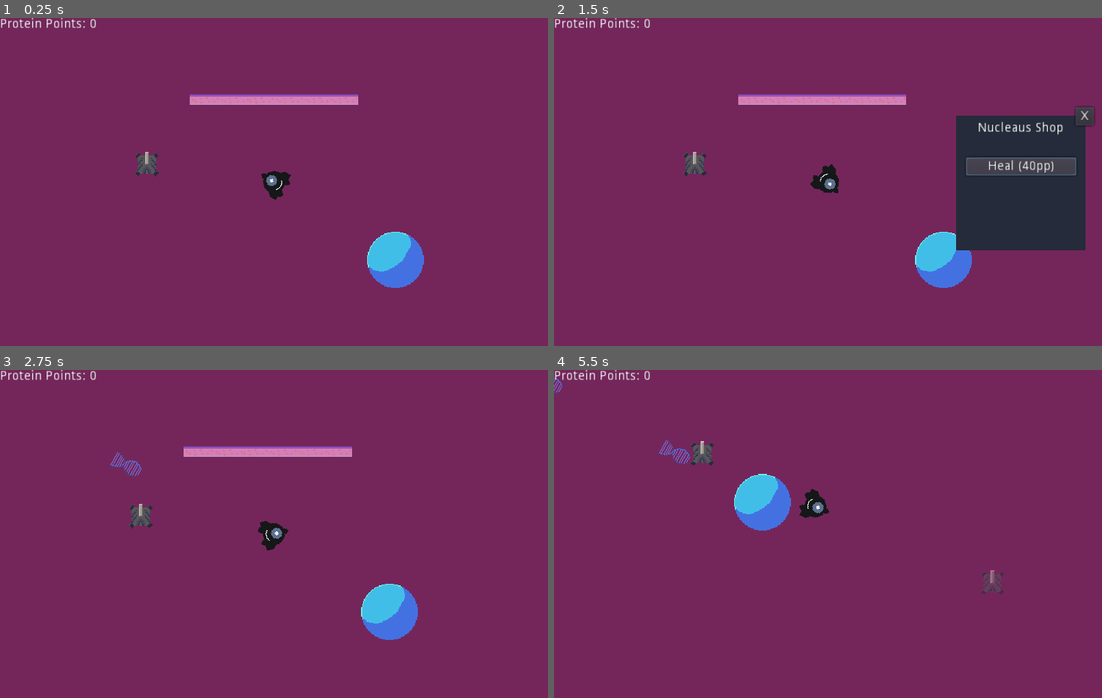
Above: before the commit, frames 1-4 (two rows, left to right).
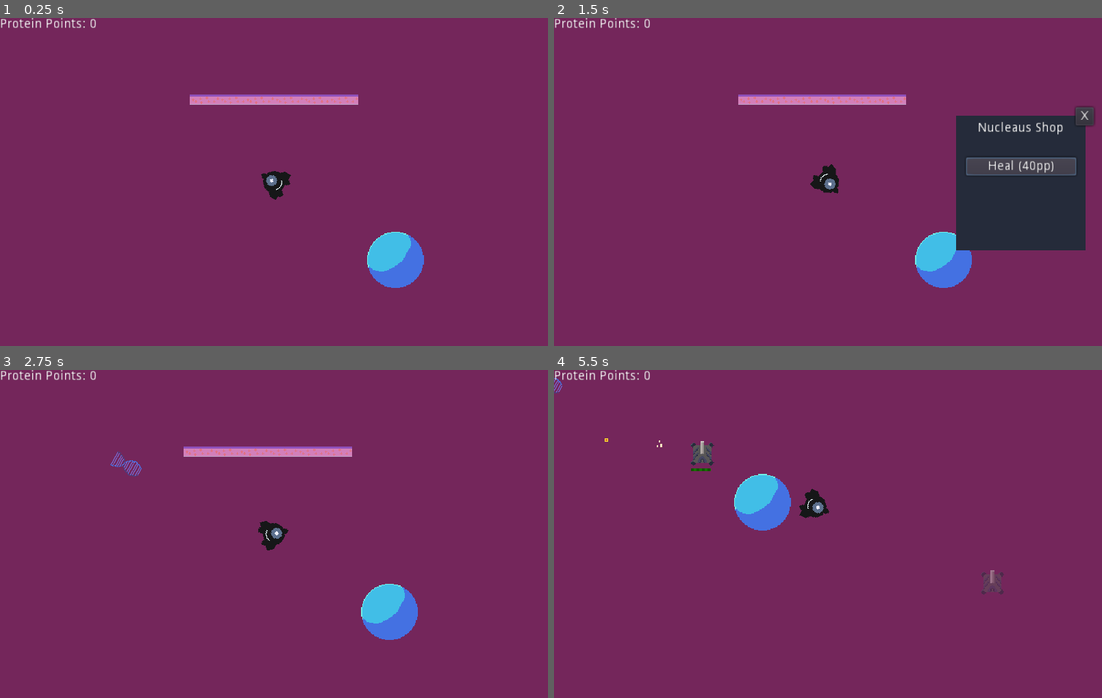
Above: after the commit, the same moments.

Repository: mrbenshef/CellDefence
Game: Godot game, scene res://World.tscn
Same seed, same stepped clock (60 frames per second), same inputs: the game is played once before the commit and once after it.
Inputs (mouse positions are in pixels of both pictures, inside the frame that each line leads up to):
- Up to frame 1 (0.25 s): no input
- Up to frame 2 (1.5 s): tap Enter at 0.5 s; move the mouse to (948, 260) at 0.52 s; hold D (right) 0.53-1.25 s; tap E (interact) at 0.6 s; click "Heal (40pp)" at 1.25 s
- Up to frame 3 (2.75 s): click "X" at 2 s
- Up to frame 4 (5.5 s): move the mouse to (718, 550) at 2.77 s; hold S (down) 2.78-3.53 s; tap 1 (item_1) at 2.85, 5.1 s; move the mouse to (882, 461) at 3.52 s; hold D (right) 3.53-4.28 s; click (882, 461) at 3.6 s; move the mouse to (800, 599) at 4.27 s; hold W (up) 4.28-5.03 s; tap E (interact) at 4.35 s; move the mouse to (992, 583) at 5.02 s; hold A (left) from 5.03 s (still down)

The runs differ from the first frame. In frame 1, 0.2% of the frame differs, in the area x 24-29%, y 40-49%; in frame 2, 0.2%; in frame 3, 0.2%; in frame 4, 0.1%.

Commit message:
feat: add healthbars to turrets

Diff:
--- /dev/null
+++ b/HealthBar.gd
@@ -0,0 +1,14 @@
+extends Node2D
+
+export var MAX_HEALTH : int = 100
+
+func _ready():
+	$TextureProgress.max_value = MAX_HEALTH
+	$TextureProgress.value = MAX_HEALTH
+	pass
+
+func set_max_health(new_max):
+	$TextureProgress.max_value = new_max
+
+func set_health(new_health):
+	$TextureProgress.value = new_health
--- /dev/null
+++ b/HealthBar.tscn
@@ -0,0 +1,18 @@
+[gd_scene load_steps=3 format=2]
+
+[ext_resource path="res://HealthBar.gd" type="Script" id=1]
+[ext_resource path="res://assets/checkered_background.png" type="Texture" id=2]
+
+[node name="HealthBar" type="Node2D"]
+script = ExtResource( 1 )
+
+[node name="TextureProgress" type="TextureProgress" parent="."]
+margin_right = 24.0
+margin_bottom = 3.0
+value = 100.0
+texture_progress = ExtResource( 2 )
+tint_progress = Color( 0.243137, 1, 0, 1 )
+nine_patch_stretch = true
+__meta__ = {
+"_edit_use_anchors_": false
+}
--- a/Turret.gd
+++ b/Turret.gd
@@ -2,14 +2,20 @@
 
 signal shoot_bullet
 
+export var MAX_HEALTH : int = 100
+export var health : int = 100
+
 func _ready():
+	$HealthBar.set_max_health(MAX_HEALTH)
+	$HealthBar.set_health(health)
 	pass
 
 func _on_Cooldown_timeout():
-	return
 	var targets = $RangeArea2D.get_overlapping_bodies()
 	if targets.empty():
 		return
+
+	update_health(health - 10)
 
 	var i = randi() % targets.size()
 	var target = targets[i]
@@ -19,3 +25,9 @@
 
 	print("shooting at angle", bullet_rotation)
 	emit_signal("shoot_bullet", bullet_start, bullet_rotation)
+
+func update_health(new_health):
+	if new_health <= 0:
+		queue_free()
+	health = new_health
+	$HealthBar.set_health(health)
--- a/Turret.tscn
+++ b/Turret.tscn
@@ -1,7 +1,8 @@
-[gd_scene load_steps=5 format=2]
+[gd_scene load_steps=6 format=2]
 
 [ext_resource path="res://assets/turret.png" type="Texture" id=1]
 [ext_resource path="res://Turret.gd" type="Script" id=2]
+[ext_resource path="res://HealthBar.tscn" type="PackedScene" id=3]
 
 [sub_resource type="RectangleShape2D" id=1]
 extents = Vector2( 10.012, 9.99744 )
@@ -26,6 +27,9 @@
 
 [node name="RangeArea2D" type="Area2D" parent="."]
 collision_mask = 8
+__meta__ = {
+"_edit_group_": true
+}
 
 [node name="CollisionShape2D" type="CollisionShape2D" parent="RangeArea2D"]
 position = Vector2( -0.122086, 0 )
@@ -33,4 +37,7 @@
 
 [node name="GunPosition2D" type="Position2D" parent="."]
 position = Vector2( 0, -13.9179 )
+
+[node name="HealthBar" parent="." instance=ExtResource( 3 )]
+position = Vector2( -12.1422, 16 )
 [connection signal="timeout" from="Cooldown" to="." method="_on_Cooldown_timeout"]
--- a/World.tscn
+++ b/World.tscn
@@ -49,9 +49,6 @@
 position = Vector2( 437.078, 281.406 )
 
 [node name="HUD" parent="." instance=ExtResource( 7 )]
-
-[node name="Turret" parent="." instance=ExtResource( 8 )]
-position = Vector2( 164.808, 176.679 )
 [connection signal="place_turret" from="Player" to="." method="_on_Player_place_turret"]
 [connection signal="protein_pickup" from="Player" to="." method="_on_Player_protein_pickup"]
 [connection signal="shoot_bullet" from="Player" to="." method="_on_Player_shoot_bullet"]
